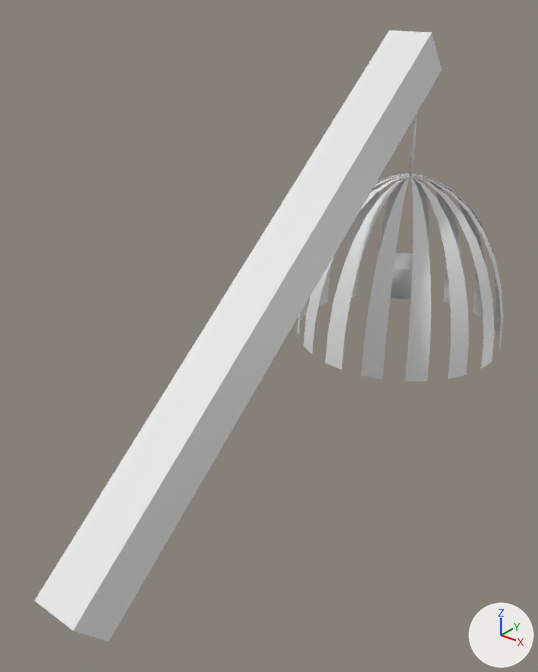
Two versions of the Blender file Lamp.blend, one commit apart.
Both versions are drawn from a camera (50 mm lens) standing at (1.113, -0.291, 1.775) and looking at (0.395, 0.607, 1.219). Arrows for +X, +Y and +Z are at lower right; the lights stay in place.

Script lines for the objects in view, before the commit:
```python
me_cube_002 = bpy.data.meshes.new('Cube.002')
me_cube_002.from_pydata(...)  # a box spanning x -0.78..1.0, y -0.37..0.37, z -0.37..0.37
me_lamp = bpy.data.meshes.new('Lamp')
me_lamp.from_pydata(...)  # 385 vertices, 195 faces, 1 loose edge; spans x -0.217..0.217, y -0.217..0.217, z -0.07..0.394
me_lamp.polygons.foreach_set('use_smooth', [True] * 195)
ob_hand = bpy.data.objects.new('Hand', me_cube_002)
ob_hand.location = (0.417, 0.626, 1.348)
ob_hand.rotation_euler = (0.0, 0.673, -14.14)  # degrees (0, 39, 270)
ob_hand.scale = (0.626, 0.114, 0.114)
ob_lamp = bpy.data.objects.new('Lamp', me_lamp)
ob_lamp.location = (0.417, 1.026, 1.144)
ob_lamp.rotation_euler = (0.0, 0.0, -14.14)  # degrees (0, 0, 270)
```
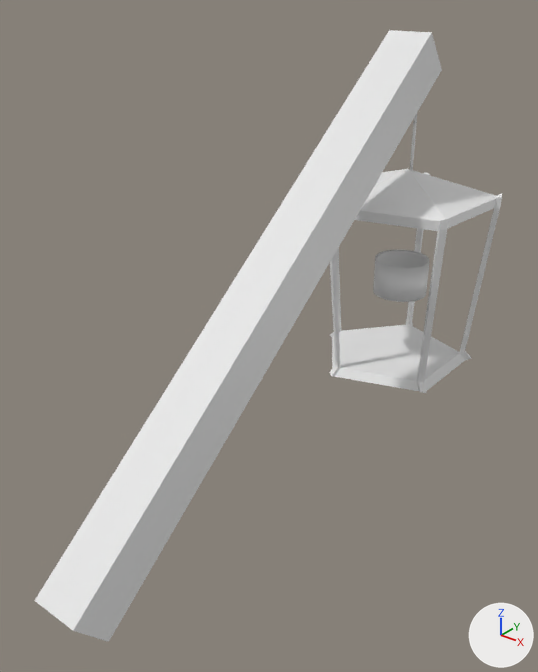
Where the change shows, as pixel boxes (x1, y1, x2, y2) in the pictures (538 x 672 px):
'Lamp', reshaped (16% narrower): before (297, 114, 503, 382); after (329, 114, 502, 393)
part 1 of me_lamp, rebuilt (16% narrower, 8% taller): before (297, 174, 503, 382); after (329, 169, 502, 393)
part 2 of me_lamp, built on: before (391, 253, 413, 299); after (373, 250, 429, 302)

Patch to the scene script:
```diff
--- a/Lamp.blend.py
+++ b/Lamp.blend.py
@@ me_lamp @@
 # used by ob_lamp; location = (0.417, 1.026, 1.144); rotation_euler = (0.0, 0.0, -14.14), in degrees (0, 0, 270)
-me_lamp.from_pydata(...)  # 385 vertices, 195 faces, 1 loose edge; spans x -0.217..0.217, y -0.217..0.217, z -0.07..0.394
+me_lamp.from_pydata(...)  # 274 vertices, 221 faces; spans x -0.18..0.177, y -0.194..0.154, z -0.131..0.394
+# me_lamp part 1: the loose piece of 257 vertices spanning x -0.217..0.217, y -0.217..0.217, z -0.07..0.274 is rebuilt with 82 vertices and now spans x -0.18..0.177, y -0.194..0.154, z -0.131..0.287
+# me_lamp part 2
+# 33 faces are deleted
+# 32 vertices are added at x -0.057..0.055, y -0.059..0.052, z 0.025
+# 32 new vertices lie (0.0, 0.0, 0.075) away from vertices in x -0.057..0.055, y -0.059..0.052, z 0.025
+# 98 new faces join them, smooth
```
